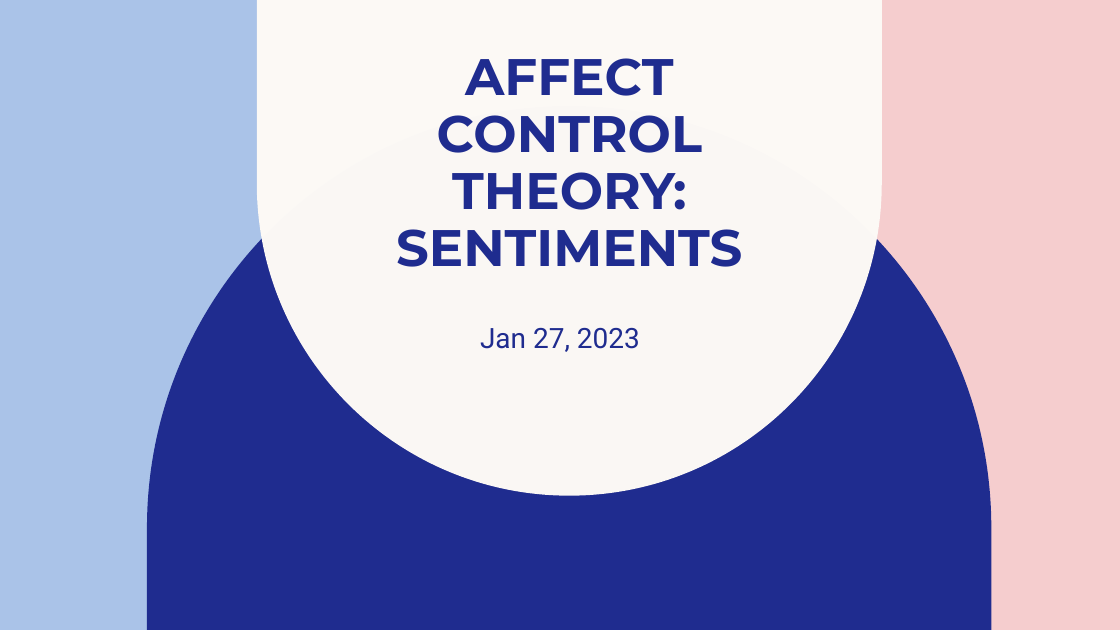
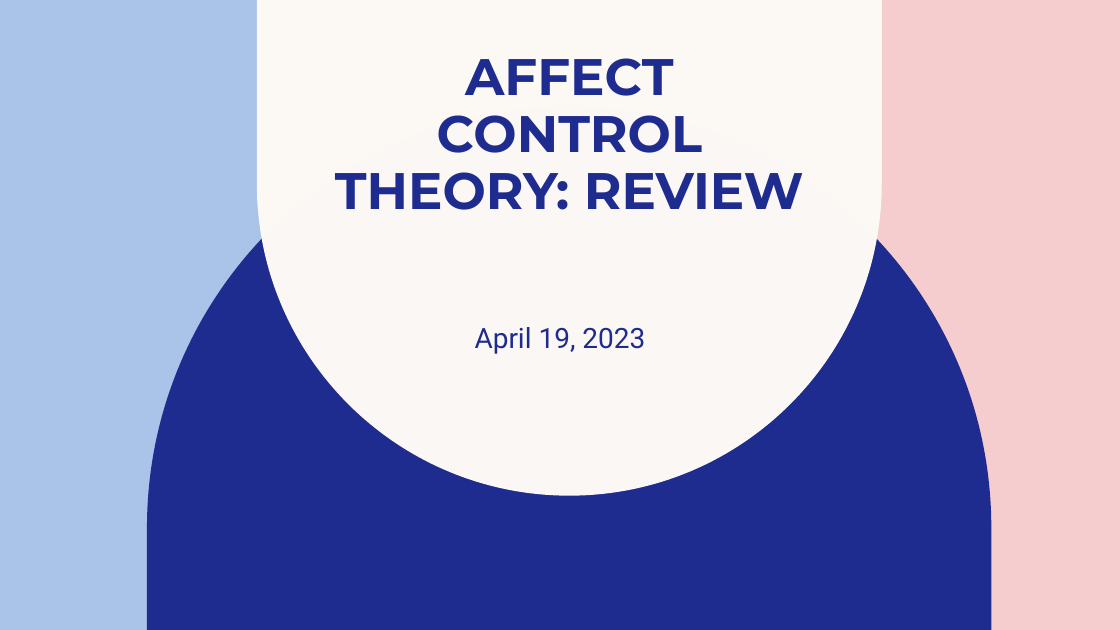
Before and after one commit to ekmaloney/soc490s, a slide deck: slide 1 of slides/jan_26.pptx. Drawn at 1120x630 pixels with LibreOffice and Linux fonts; fonts in the diff are those of the drawing. Boxes give left, top, right and bottom in pixels: in the first picture for what was removed or moved away, otherwise in the second. Text is boxed around its words. In the diff, an @@ line names an element or a change of style, - is before the commit and + after.

Commit message:
adding april 19 slides

```diff
--- a/slides/jan_26.pptx
+++ b/slides/jan_26.pptx
@@ title at [335,58,804,210]: text changed @@
-AFFECT CONTROL THEORY: SENTIMENTS
+AFFECT CONTROL THEORY: REVIEW
@@ subtitle at [475,327,645,354]: text changed @@
-Jan 27, 2023
+April 19, 2023
```
Also in this commit, not shown: 10 other slides changed, 29 slides added, 23 slides removed, 14 other files.
